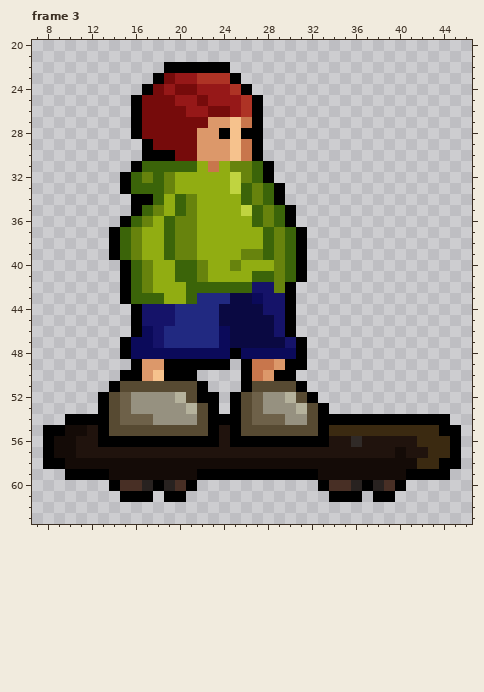
A pixel-art file gets an edit: Assets/Sprites/unmaskedSkate.aseprite. The first picture shows the starting point.
64x64 pixels, 3 frames. Colours within 5 levels of each other are drawn and written as one. Shown: frame 3: x 7..46, y 20..63.
The same view after the edit:
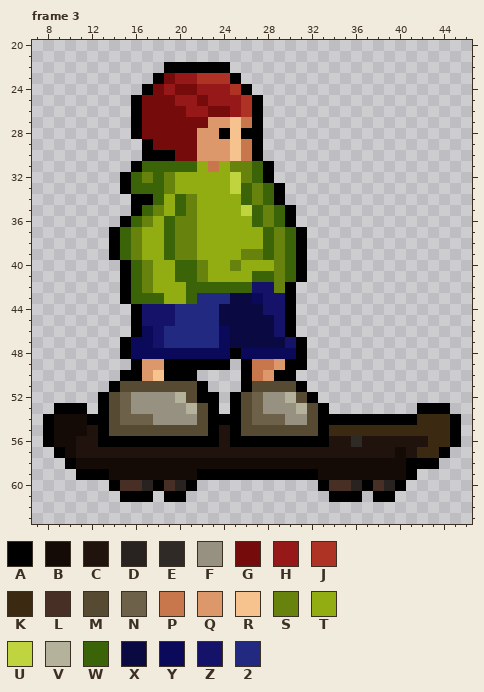
Palette (. is transparent): A #000000  B #140b07  C #20130d  D #282220  E #302a27  F #969180  G #760b0b  H #961818  J #ae3325  K #3b2a11  L #482f25  M #574a32  N #6e6149  P #c8764c  Q #dc986a  R #f6c28d  S #67830d  T #91ad12  U #c0d440  V #b5b29c  W #3b6409  X #0a0942  Y #0b0a5a  Z #151369  2 #212981
What changed:
Frame 3, layers "Layer 1", "Layer 2":
Colour A now appears in row 53 at x 9 to 11 and 42 to 44; in row 54 at x 8 and 45.
The author changed colour B to colour A in row 57 at x 9; in row 58 at x 10 and 41.
The author changed colour K to colour A in row 57 at x 44; in row 58 at x 42 to 43.
Colour B now appears in row 54 at x 9.
The author changed colour A to colour B in row 54 at x 10 to 11; in row 55 at x 9.
The author changed colour K to colour C in row 56 at x 42.
The author changed colour L to colour D in row 60 at x 20 and 39.
The author changed colour A to colour K in row 54 at x 42 to 44; in row 55 at x 44.
The author changed colour C to colour K in row 57 at x 42.
The author changed colour D to colour L in row 60 at x 19 and 38.
The edit erases colour A in row 57 at x 8 and 45; in row 58 at x 8 to 9 and 44 to 45; in row 59 at x 10 and 42 to 44.
Changed places in both pictures, as pixel boxes (x1, y1, x2, y2):
changed: (43, 403, 87, 480)
changed: (373, 403, 461, 491)
changed: (164, 480, 186, 491)
